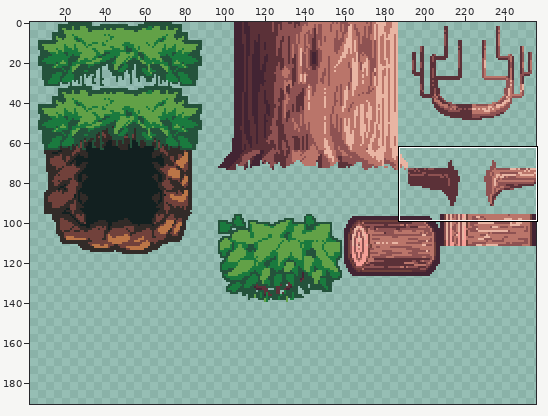
Pixel-art file, stored at Chainsaw/Backgrounds/Tilesets.aseprite. The first picture is a wide view before the edit; the outline marks the close-up.
Close-up. As it was:
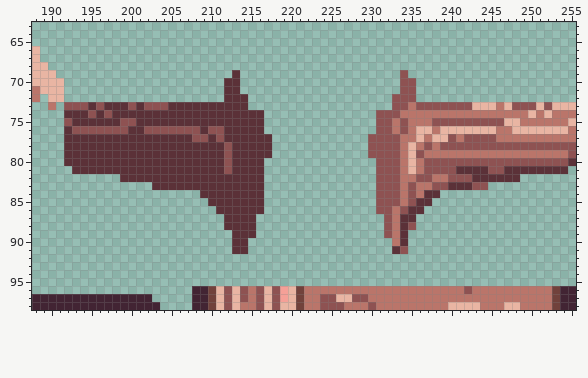
256x256 pixels, 1 frame. Shown: x 188..255, y 63..98. The wide view leaves out empty margins. The commit also changed other parts of the picture, which this record leaves out.
The result:
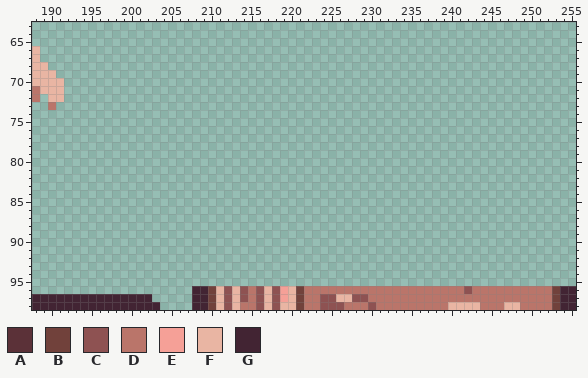
Palette (. is transparent): A #5b3138  B #71413b  C #8e5252  D #ba756a  E #f5a097  F #e9b5a3  G #422433
Difference:
--- layer "TilemapFull"
@@ x 188..255 @@
 68 FF..................................................................
-69 FFF......................A....................C.....................
-70 FFFF....................AA....................CC....................
-71 DFFF....................AA....................CC....................
-72 D.FF....................AAA..................CCC....................
-73 ..D.CCCACAAACACCCAAAAAAAAAA..................CCDCCCCCCCFFFDFCCCFCFFF
-74 ....AAACACAAAAAAAAAAAAAAAAAAA..............CCCDDDDDDDDDDDDDDDDFDFDDD
-75 ....CAAAAAACCAAAAAAAAAAAAAAAA..............CCDCDDDCCCCCCCCCFFDDDDDDF
-76 ....ACCCCCCCAACCCCCCCACCAAAAA..............CCDCDFFDFFFFFFFDDFFFFFFFD
-77 ....AAAAAAAAAAAAAAAACCACAAAAAA............CCCCDDFDFFCDCCCCDDDDDDDDDD
-78 ....AAAAAAAAAAAAAAAAAAAACAAAAA............CCCCDFDCDCCCCCCCCCCCCCCCCC
-79 ....AAAAAAAAAAAAAAAAAAAACAAAAA............CCCCDFCDDDDDDDDDDDDDDDDDDC
-80 ....AAAAAAAAAAAAAAAAAAAACAAAA..............CCCDFDCCCCCCCCCCCCCCCCCCA
-81 .....AAAAAAAAAAAAAAAAAAACAAAA..............CCCDFDCCCCAAAACCAAAAAAAA.
-82 ...........AAAAAAAAAAAAAAAAAA..............CCCDDCCDDCCCAAAAAA.......
-83 ...............AAAAAAAAAAAAAA..............CCCDCDDCCAAACC...........
-84 .....................AAAAAAAA..............CCCDCDAA.................
-85 ......................AAAAAAA..............CCCDCAA..................
-86 .......................AAAAAA..............CCDCAA...................
-87 ........................AAAA................CDAA....................
-88 ........................AAAA................CDAC....................
-89 .........................AAA................CDA.....................
-90 .........................AA..................DA.....................
-91 .........................AA..................AC.....................
+69 FFF.................................................................
+70 FFFF................................................................
+71 DFFF................................................................
+72 D.FF................................................................
+73 ..D.................................................................
+74 ....................................................................
+75 ....................................................................
+76 ....................................................................
+77 ....................................................................
+78 ....................................................................
+79 ....................................................................
+80 ....................................................................
+81 ....................................................................
+82 ....................................................................
+83 ....................................................................
+84 ....................................................................
+85 ....................................................................
+86 ....................................................................
+87 ....................................................................
+88 ....................................................................
+89 ....................................................................
+90 ....................................................................
+91 ....................................................................
 92 ....................................................................
Where, in picture pixels (left, top, right, bottom), the same in both close-ups:
erased: (64, 70, 272, 254)
erased: (368, 70, 576, 254)
